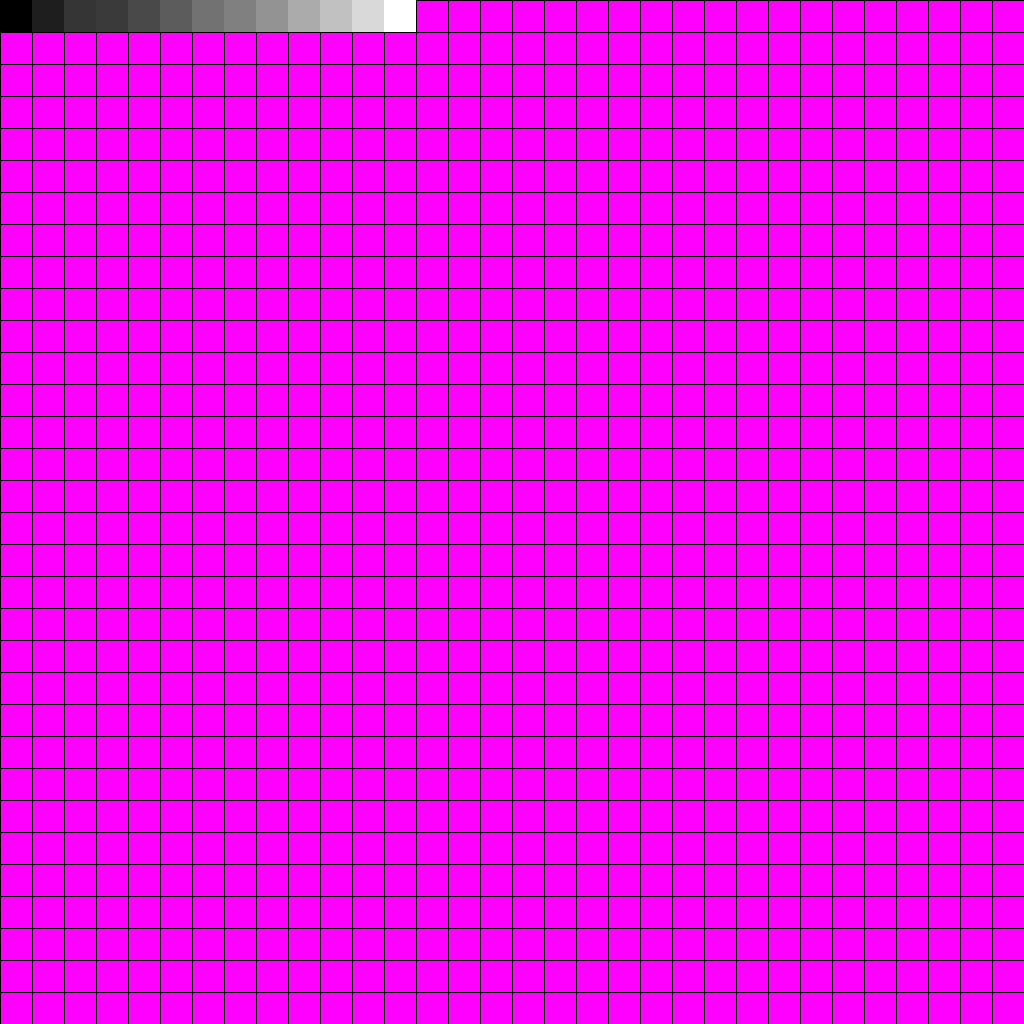
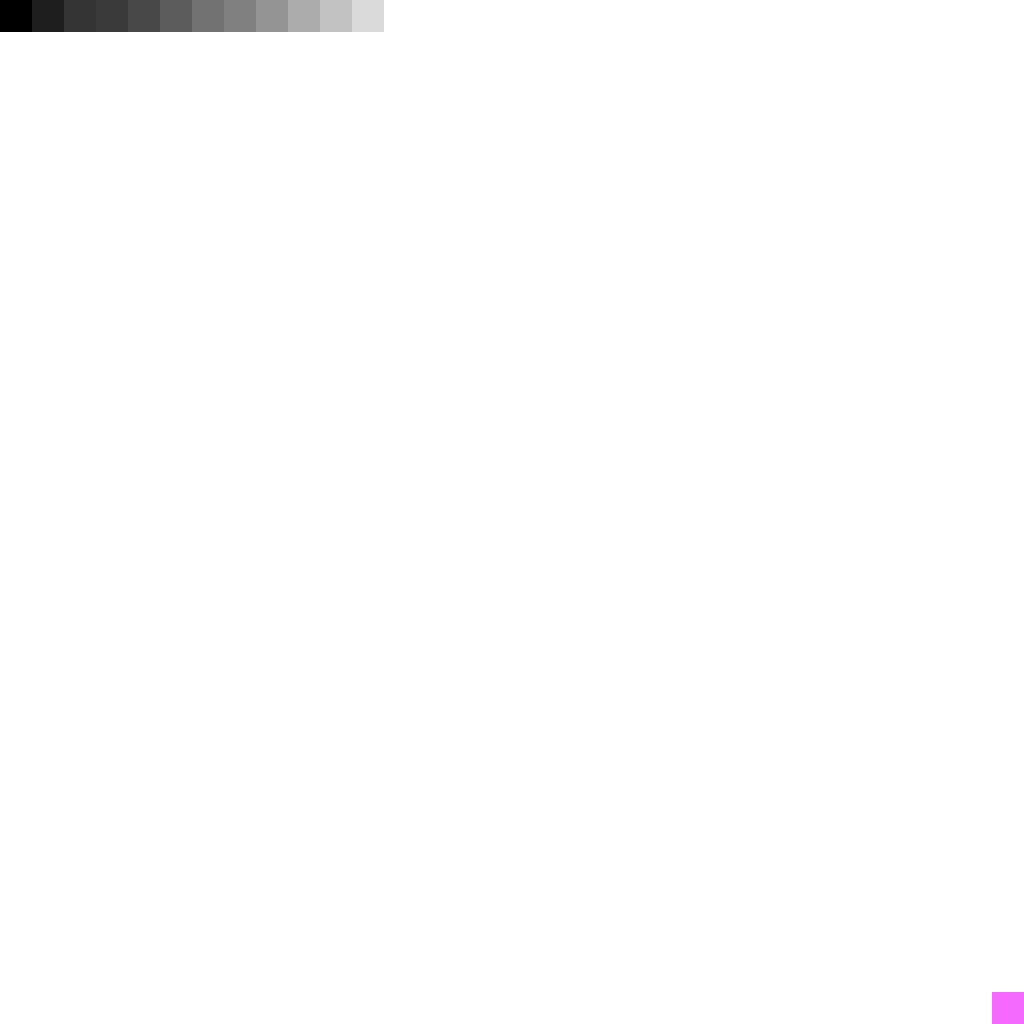
Before/after of a 1024 × 1024 layered artwork. What changed in the layer stack:
added layer "Layer #4" (59%) above "Layer #3" over [992, 992, 1024, 1024]
hid group "Helper" (2 layers) over [0, 0, 1024, 1024]
